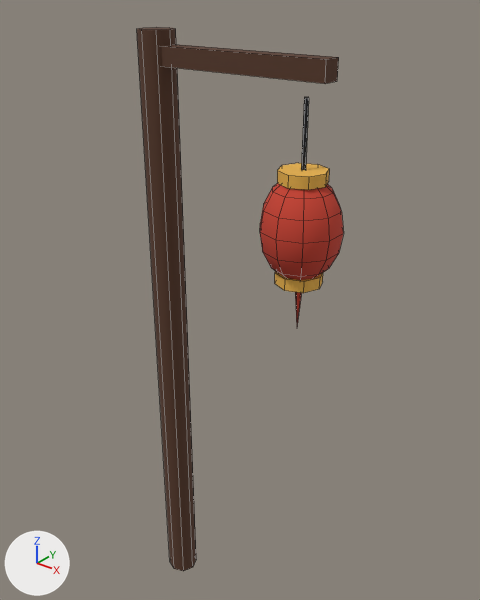
A saved change to the Blender file art/env/lantern_post.blend.
Camera for both pictures: a camera (50 mm lens) standing at (2.12, -2.09, 3.19) and looking at (0.34, 0.13, 1.81). Arrows for +X, +Y and +Z are at lower left; the lights stay in place. The picture after the commit comes second. Mesh edges are drawn as thin lines. Objects named as collision shapes, trigger or cutter boxes, shadow casters or lower levels of detail are left out.

In view in the first picture: 'LanternPost'.
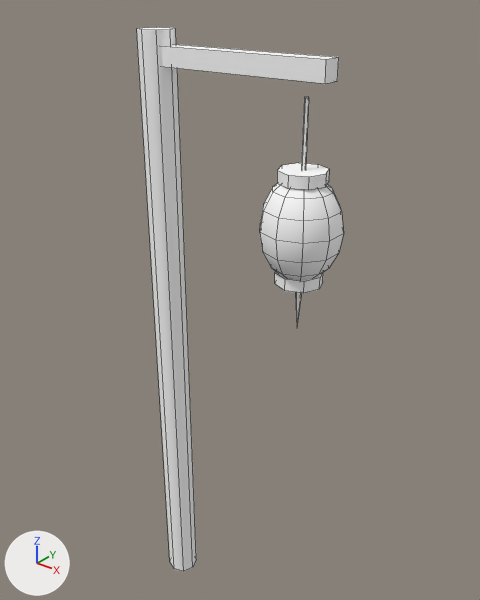
Patch to the scene script:
```diff
--- a/art/env/lantern_post.blend.py
+++ b/art/env/lantern_post.blend.py
@@ mat_vk_vcol @@
+mat_vk_vcol = principled_material('VK_vcol')
+mat_vk_vcol.base_color = (1.0, 1.0, 1.0)  # white #ffffff
+mat_vk_vcol.roughness = 0.9
@@ me_lanternpost @@
 me_lanternpost.from_pydata(...)  # 183 vertices, 175 faces; spans x -0.08..0.91, y -0.17..0.17, z 0.0..3.0
 # used by ob_lanternpost; location = (0.0, 0.0, 0.0)
+# me_lanternpost part 1: all 16 faces that had it switch from mat_vk_wood_dark (brown #573827) to mat_vk_vcol (white #ffffff)
+# me_lanternpost part 2: all 6 faces that had it switch from mat_vk_ink (black #1b1d22) to mat_vk_vcol (white #ffffff)
+# me_lanternpost part 3: all 85 faces that had it switch from mat_vk_vermilion (red #c8402e) to mat_vk_vcol (white #ffffff)
+# me_lanternpost part 4: all 20 faces that had it switch from mat_vk_gold (orange #e9b24a) to mat_vk_vcol (white #ffffff)
 me_lanternpost.materials.append(mat_vk_lantern)
```

Where the change shows, as pixel boxes (x1, y1, x2, y2) in the pictures (480 x 600 px):
part 1 of me_lanternpost, recoloured (brown to white): (137, 27, 339, 571) in both
part 2 of me_lanternpost, recoloured: (301, 97, 309, 170) in both
part 3 of me_lanternpost, recoloured (red to white): (260, 183, 344, 324) in both
part 4 of me_lanternpost, recoloured (orange to white): (275, 163, 329, 293) in both
